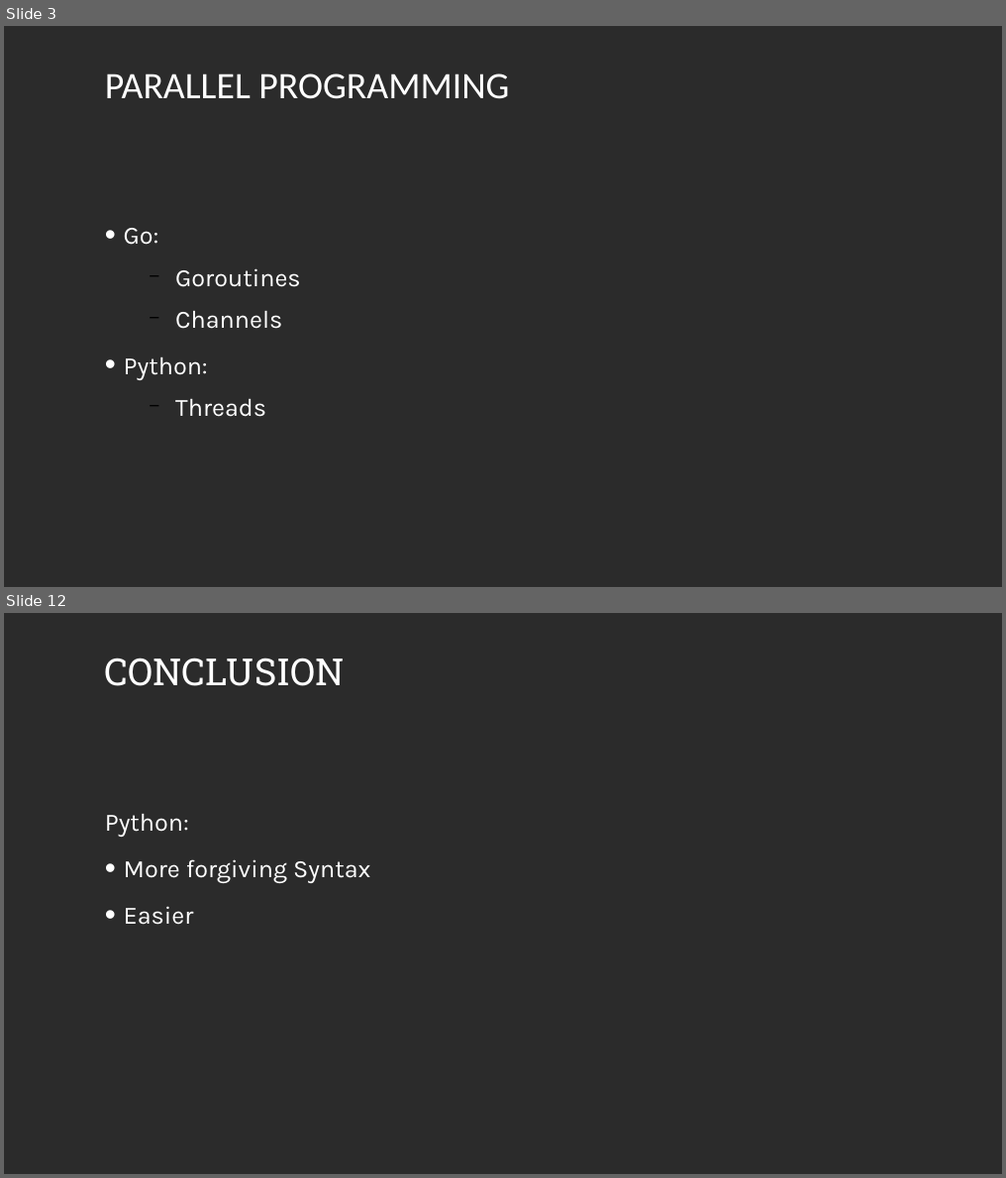
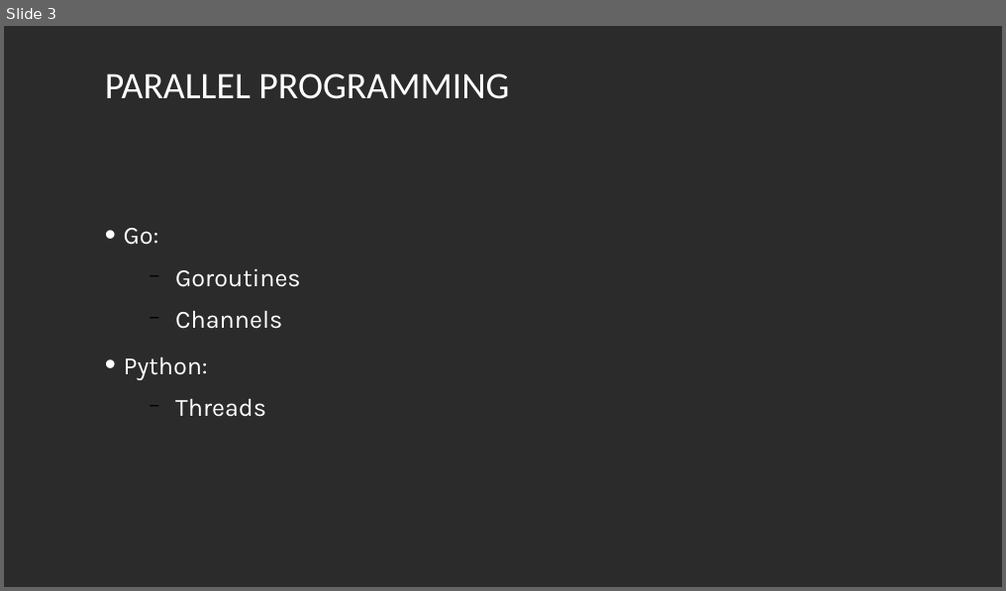
Before and after one commit to LukasKiederle/seminar-compare-go, a slide deck: Comparing Raft algorithm in go and Python.pptx. Shown one above the other, each under a label of ours: slides 3 and 12 before the commit, slide 3 after it; the slides between them are not shown. The pictures are 1006x1178 and 1006x591 pixels, drawn with LibreOffice and Linux fonts; fonts in the diff are those of the drawing; background and template pictures are left out; a plain dark background stands for a picture behind light text. Boxes give left, top, right and bottom in pixels: in the first picture for what was removed or moved away, otherwise in the second. Text is boxed around its words. In the diff, an @@ line names an element or a change of style, - is before the commit and + after.

```diff
--- a/Comparing Raft algorithm in go and Python.pptx
+++ b/Comparing Raft algorithm in go and Python.pptx
@@ slide 12 removed at (4,613,1002,1174), background picture (left out) @@
@@ text removed at (105,658,345,686) @@
-CONCLUSION
@@ text removed at (105,814,370,925) @@
-Python:
-• More forgiving Syntax
-• Easier
```
Also in this commit, not shown: 8 slides changed, 1 slide added, 1 other slide removed.
